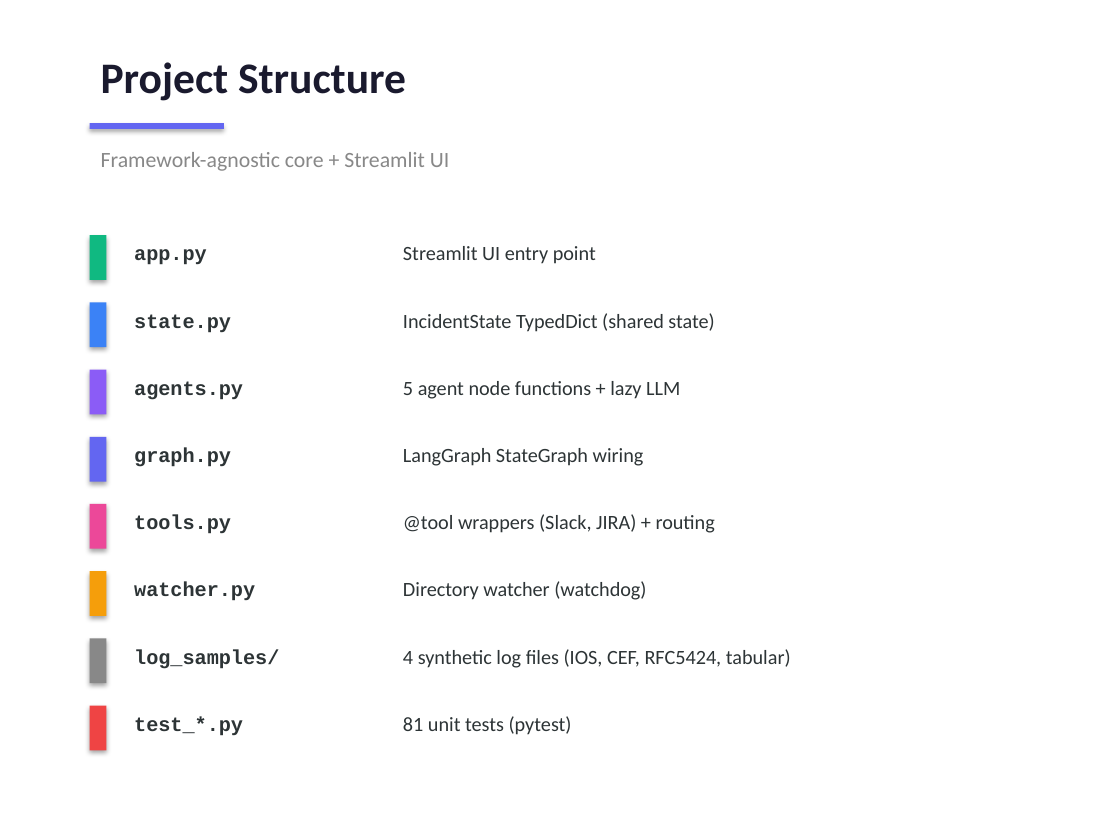
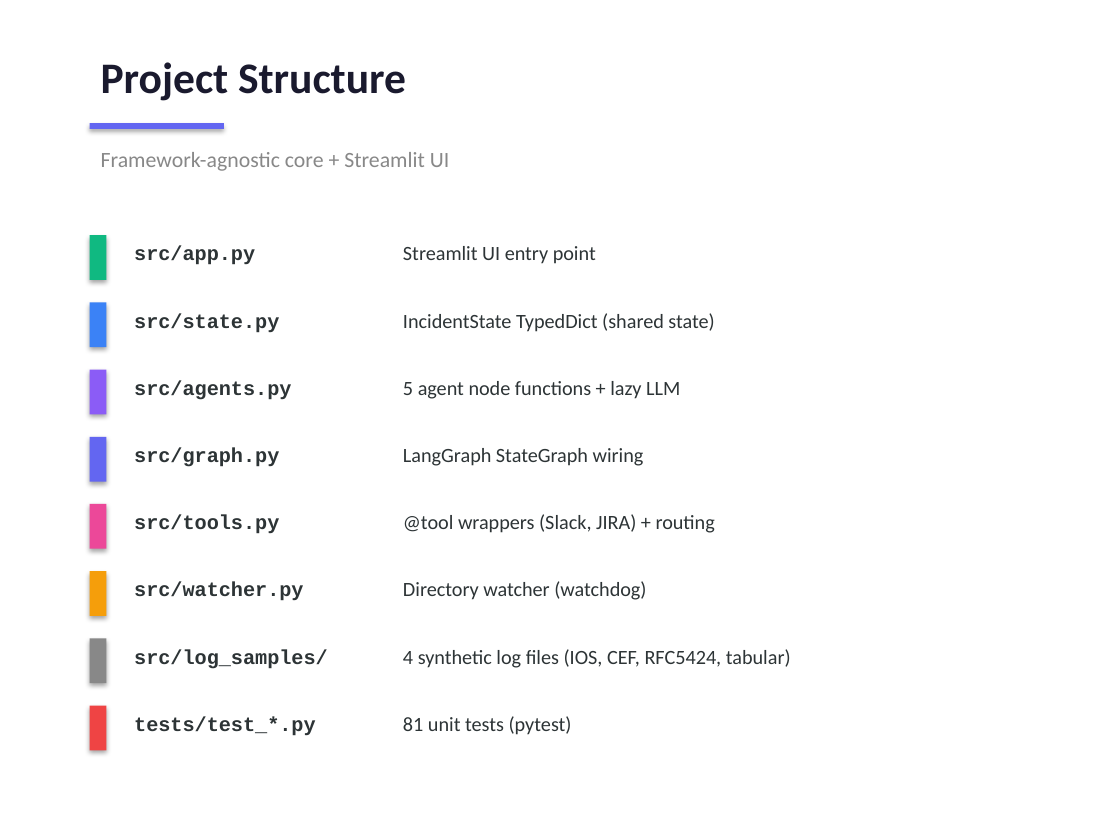
Before and after one commit to wjohnston99/devops-incident-suite, a slide deck: slide 14 of DevOps_Incident_Suite_Presentation.pptx. Drawn at 1120x840 pixels with LibreOffice and Linux fonts; fonts in the diff are those of the drawing. Boxes give left, top, right and bottom in pixels: in the first picture for what was removed or moved away, otherwise in the second. Text is boxed around its words. In the diff, an @@ line names an element or a change of style, - is before the commit and + after.

```diff
--- a/DevOps_Incident_Suite_Presentation.pptx
+++ b/DevOps_Incident_Suite_Presentation.pptx
@@ text at (x1=134, y1=246, x2=255, y2=265): text changed @@
-app.py
+src/app.py
@@ text at (x1=134, y1=313, x2=279, y2=333): text changed @@
-state.py
+src/state.py
@@ text at (x1=134, y1=380, x2=291, y2=400): text changed @@
-agents.py
+src/agents.py
@@ text at (x1=134, y1=448, x2=279, y2=467): text changed @@
-graph.py
+src/graph.py
@@ text at (x1=134, y1=515, x2=279, y2=534): text changed @@
-tools.py
+src/tools.py
@@ text at (x1=134, y1=582, x2=303, y2=601): text changed @@
-watcher.py
+src/watcher.py
@@ text at (x1=134, y1=649, x2=328, y2=669): text changed @@
-log_samples/
+src/log_samples/
@@ text at (x1=134, y1=716, x2=316, y2=736): text changed @@
-test_*.py
+tests/test_*.py
```
Also in this commit, not shown: 25 other files.
